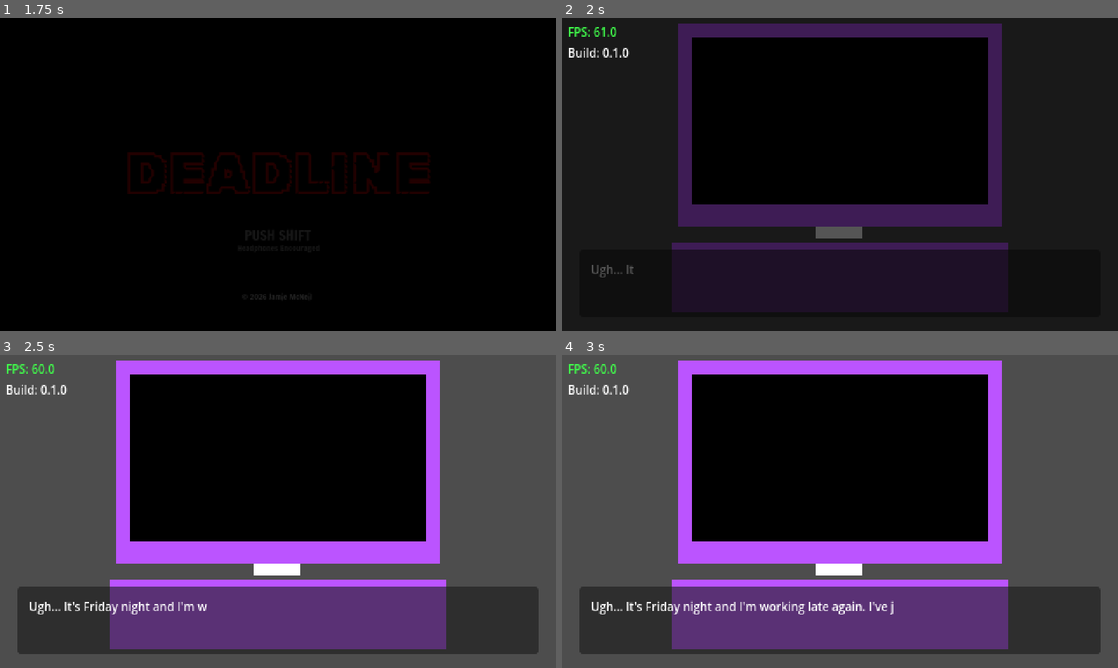
Above: before the commit, frames 1-4 (two rows, left to right).
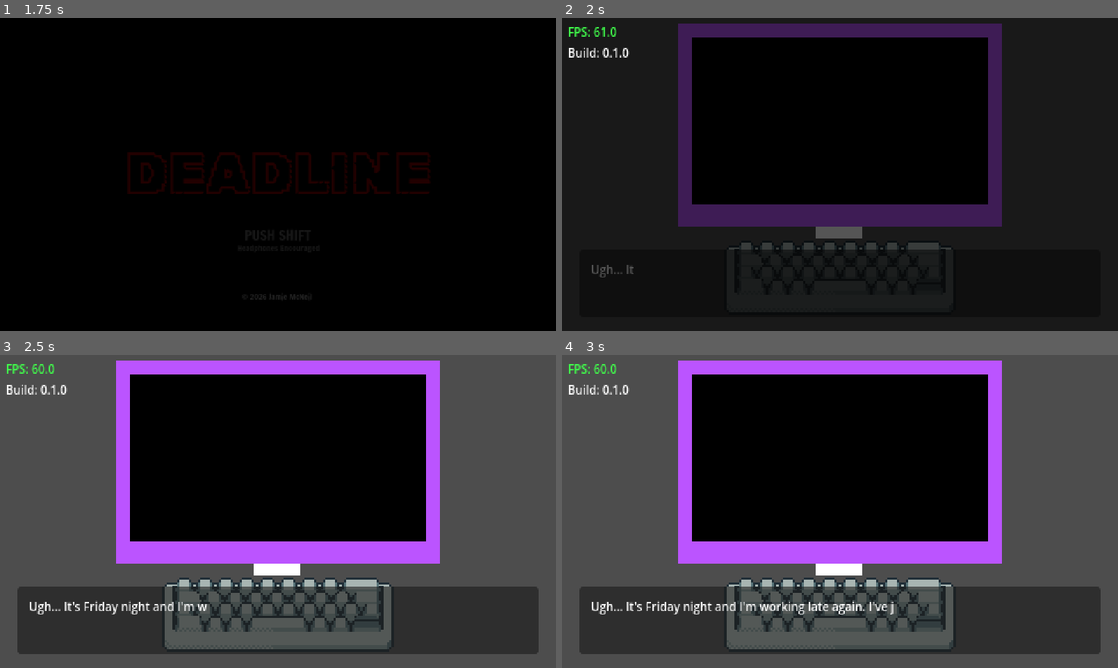
Above: after the commit, the same moments.

Repository: mcneiljv/game-off-2026
Game: Godot game, scene res://src/core/main_game/title_screen.tscn
The game is run twice, just before and just after one commit, with the same random seed, the same clock (stepped at 60 frames per second) and the same inputs. Sound files missing from this copy of the repository are replaced by a short silence.
Inputs:
- Up to frame 1 (1.75 s): hold Shift (left_shift) from 1.28 s (still down)
- Up to frame 2 (2 s): keep holding Shift (left_shift)
- Up to frame 3 (2.5 s): release Shift (left_shift) at 2.03 s
- Up to frame 4 (3 s): no input

Frame 1 is identical in both runs. In frame 2, 2.8% of the frame differs, in the area x 19-81%, y 71-94%; in frame 3, 13%; in frame 4, 13%.

Commit message:
Add keyboard sprite sheet; Position sprites

Diff:
--- a/src/core/main_game/main.tscn
+++ b/src/core/main_game/main.tscn
@@ -3,6 +3,7 @@
 [ext_resource type="Script" uid="uid://d0njw65b6v505" path="res://src/core/main_game/main_game.gd" id="1_h7gx0"]
 [ext_resource type="PackedScene" uid="uid://cnih6qr78gvty" path="res://src/debug/debug_overlay.tscn" id="1_l4v7s"]
 [ext_resource type="Script" uid="uid://bj4w8kp4t2elj" path="res://src/core/main_game/monitor.gd" id="2_h7gx0"]
+[ext_resource type="Texture2D" uid="uid://3fbml673pnoh" path="res://assets/art/keyboard-sprite-sheet.png" id="3_iu1vd"]
 [ext_resource type="AudioStream" uid="uid://cf0bm77ho67pp" path="res://assets/audio/ambience.wav" id="4_drj1i"]
 [ext_resource type="AudioStream" uid="uid://bnpq1pqoc5wqa" path="res://assets/audio/keyboard-key.wav" id="5_yuwmb"]
 [ext_resource type="AudioStream" uid="uid://3d4r3q2ochpr" path="res://assets/audio/monster-tension-1.mp3" id="6_op4kn"]
@@ -111,19 +112,37 @@
 offset_right = 159.0
 offset_bottom = 185.0
 
-[node name="TempKeyboard" type="ColorRect" parent="." unique_id=1455045814]
+[node name="Keyboard" type="Control" parent="." unique_id=35900047]
+layout_mode = 3
 anchors_preset = 7
 anchor_left = 0.5
 anchor_top = 1.0
 anchor_right = 0.5
 anchor_bottom = 1.0
-offset_left = -145.0
-offset_top = -76.0
-offset_right = 145.0
-offset_bottom = -16.0
+offset_left = -100.0
+offset_top = -78.0
+offset_right = 100.0
+offset_bottom = -14.0
 grow_horizontal = 2
 grow_vertical = 0
-color = Color(0.73333335, 0.32941177, 1, 1)
+
+[node name="Neutral" type="Sprite2D" parent="Keyboard" unique_id=1264228746]
+texture = ExtResource("3_iu1vd")
+centered = false
+region_enabled = true
+region_rect = Rect2(0, 0, 200, 64)
+
+[node name="Left" type="Sprite2D" parent="Keyboard" unique_id=1375093927]
+texture = ExtResource("3_iu1vd")
+centered = false
+region_enabled = true
+region_rect = Rect2(200, 0, 200, 64)
+
+[node name="Right" type="Sprite2D" parent="Keyboard" unique_id=1659992174]
+texture = ExtResource("3_iu1vd")
+centered = false
+region_enabled = true
+region_rect = Rect2(400, 0, 200, 64)
 
 [node name="DebugLayer" type="CanvasLayer" parent="." unique_id=428591197]
 process_mode = 3
Binary file added: assets/art/keyboard-sprite-sheet.png
Not shown, added: assets/art/keyboard-sprite-sheet.png.import
